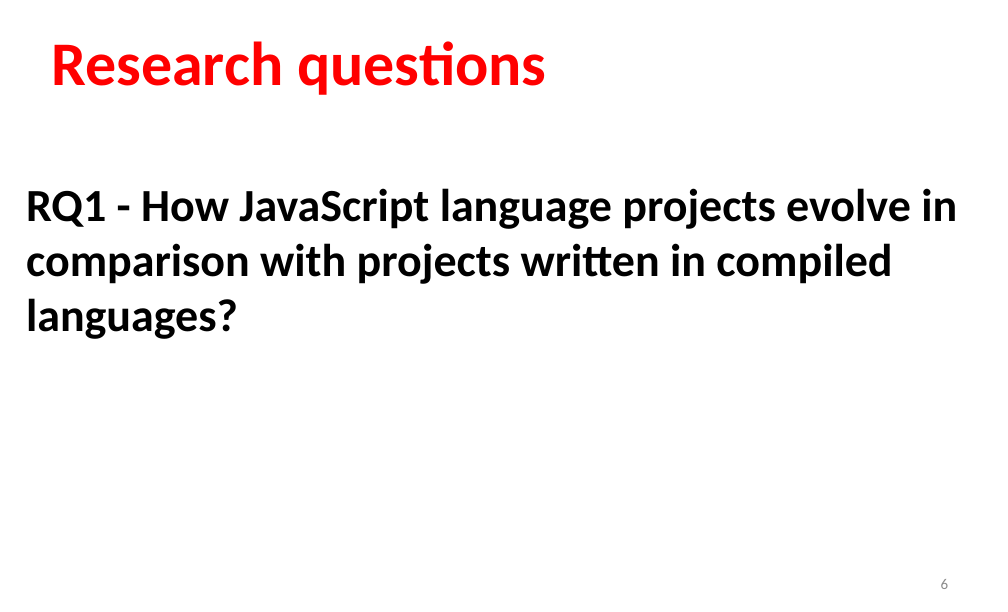
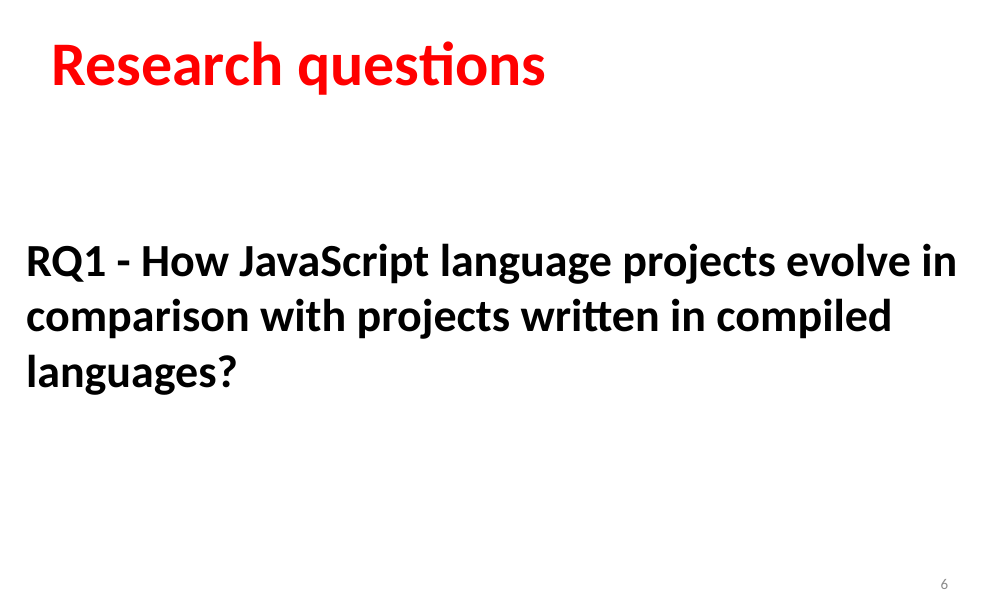
Before and after one commit to sshishe/js-evolution, a slide deck: slide 6 of presentation.pptx. Drawn at 1008x612 pixels with LibreOffice and Linux fonts; fonts in the diff are those of the drawing. Boxes give left, top, right and bottom in pixels: in the first picture for what was removed or moved away, otherwise in the second. Text is boxed around its words. In the diff, an @@ line names an element or a change of style, - is before the commit and + after.

```diff
--- a/presentation.pptx
+++ b/presentation.pptx
@@ text "RQ1 - How JavaScript language ...": place and size @@
-text "RQ1 - How JavaScript language ..." at [26, 188, 957, 339]
+text "RQ1 - How JavaScript language ..." at [26, 243, 957, 395]
```
Also in this commit, not shown: 3 other slides changed, 2 slides removed.
